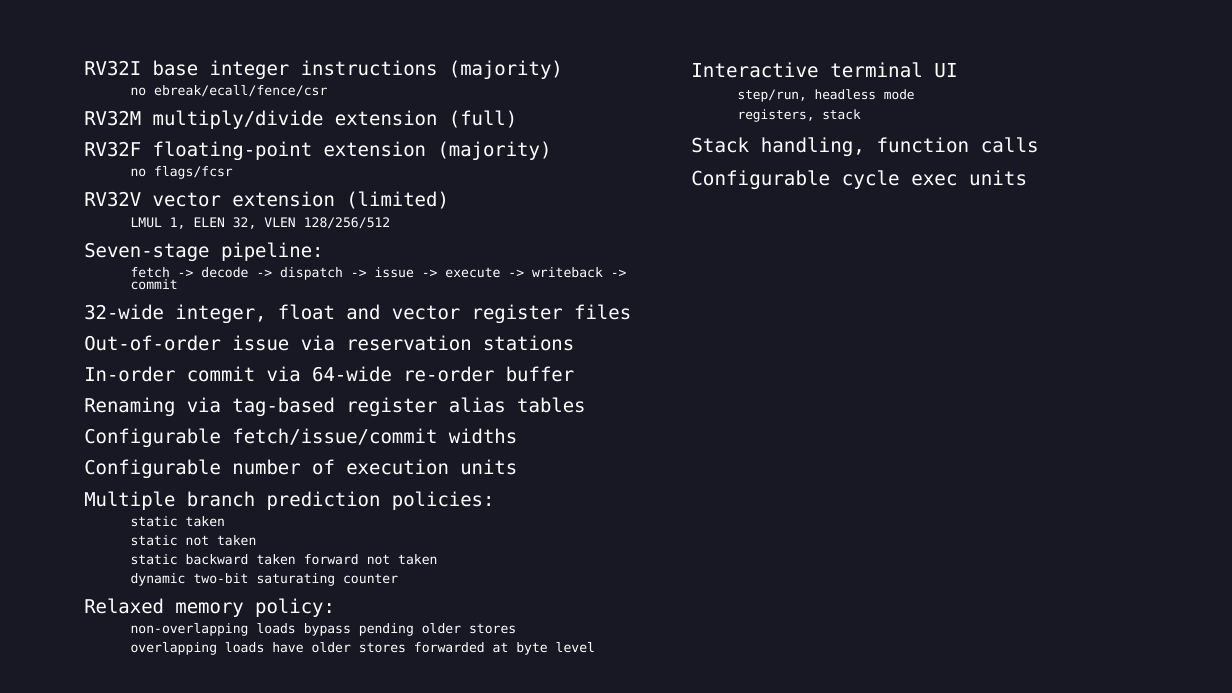
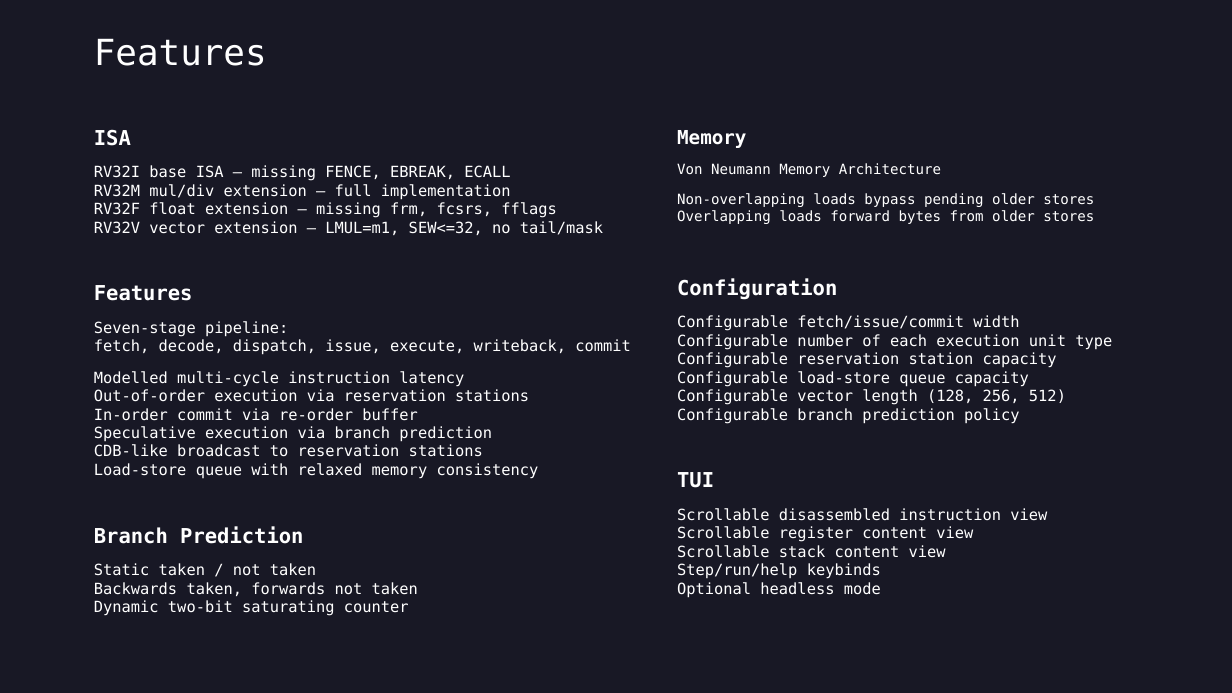
Before and after one commit to finnjcooper/COMS30046, a slide deck: slide 3 of docs/final presentation.pptx. Drawn at 1232x693 pixels with LibreOffice and Linux fonts; fonts in the diff are those of the drawing. Boxes give left, top, right and bottom in pixels: in the first picture for what was removed or moved away, otherwise in the second. Text is boxed around its words. In the diff, an @@ line names an element or a change of style, - is before the commit and + after.

Commit message:
finish presentation

```diff
--- a/docs/final presentation.pptx
+++ b/docs/final presentation.pptx
@@ title added at [94,38,267,66], 28 pt, text #FFFFFF @@
+Features
@@ text removed at [691,62,1039,189] @@
-Interactive terminal UI
-  step/run, headless mode
-  registers, stack
-Stack handling, function calls
-Configurable cycle exec units
@@ text at [94,129,631,616]: text changed; size 14.8 to 12 pt @@
-RV32I base integer instructions (majority)
-  no ebreak/ecall/fence/csr
-RV32M multiply/divide extension (full)
-RV32F floating-point extension (majority)
-  no flags/fcsr
-RV32V vector extension (limited)
-  LMUL 1, ELEN 32, VLEN 128/256/512
-Seven-stage pipeline:
-  fetch -> decode -> dispatch -> issue -> execute -> writeback -> commit
-32-wide integer, float and vector register files
-Out-of-order issue via reservation stations
-In-order commit via 64-wide re-order buffer
-Renaming via tag-based register alias tables
-Configurable fetch/issue/commit widths
-Configurable number of execution units
-Multiple branch prediction policies:
-  static taken
-  static not taken
-  static backward taken forward not taken
-  dynamic two-bit saturating counter
-Relaxed memory policy:
-  non-overlapping loads bypass pending older stores
-  overlapping loads have older stores forwarded at byte level
+ISA
+RV32I base ISA – missing FENCE, EBREAK, ECALL
+RV32M mul/div extension – full implementation
+RV32F float extension – missing frm, fcsrs, fflags
+RV32V vector extension – LMUL=m1, SEW<=32, no tail/mask
+Features
+Seven-stage pipeline:
+fetch, decode, dispatch, issue, execute, writeback, commit
+Modelled multi-cycle instruction latency
+Out-of-order execution via reservation stations
+In-order commit via re-order buffer
+Speculative execution via branch prediction
+CDB-like broadcast to reservation stations
+Load-store queue with relaxed memory consistency
+Branch Prediction
+Static taken / not taken
+Backwards taken, forwards not taken
+Dynamic two-bit saturating counter
@@ text added at [677,130,1112,598], 12 pt, text #FFFFFF @@
+Memory
+Von Neumann Memory Architecture
+Non-overlapping loads bypass pending older stores
+Overlapping loads forward bytes from older stores
+Configuration
+Configurable fetch/issue/commit width
+Configurable number of each execution unit type
+Configurable reservation station capacity
+Configurable load-store queue capacity
+Configurable vector length (128, 256, 512)
+Configurable branch prediction policy
+TUI
+Scrollable disassembled instruction view
+Scrollable register content view
+Scrollable stack content view
+Step/run/help keybinds
+Optional headless mode
```
Also in this commit, not shown: 4 other slides changed, 1 other file.
